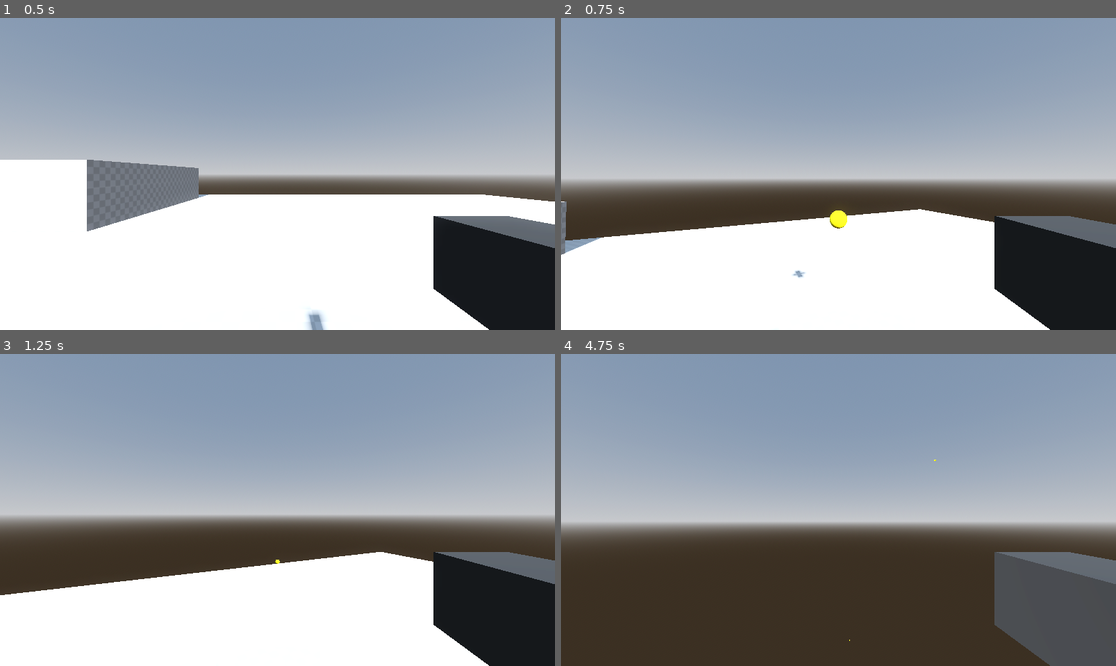
Above: before the commit, frames 1-4 (two rows, left to right).
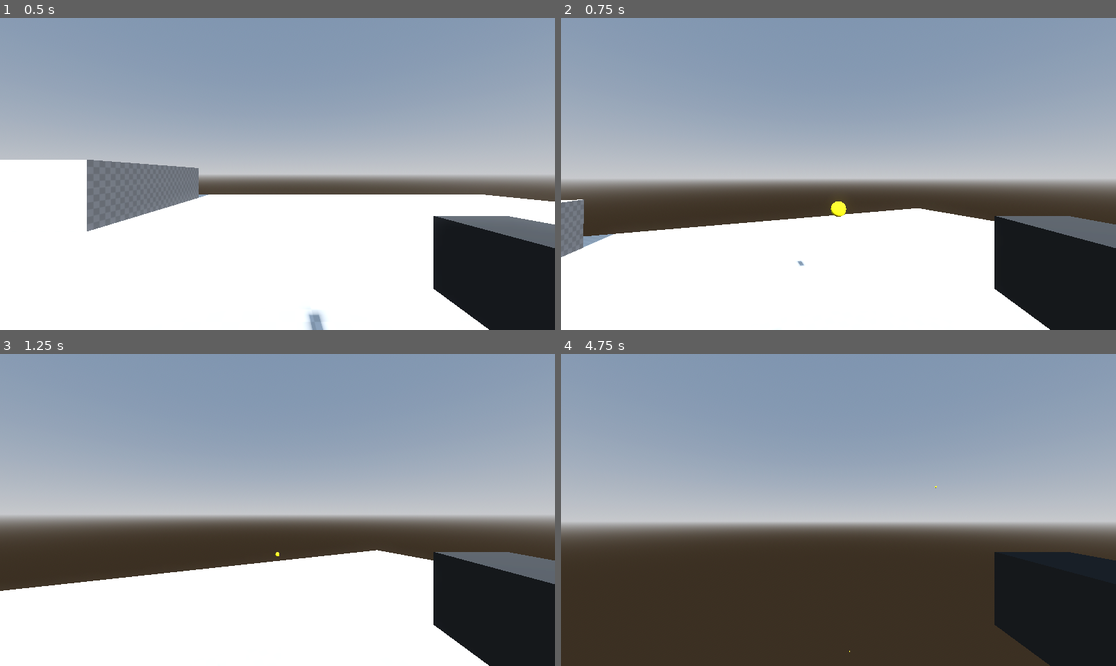
Above: after the commit, the same moments.

Repository: UselessFodder/Filthy_Neon_FPS_Project
Game: Godot game, scene res://world.tscn
The game is run twice, just before and just after one commit, with the same random seed, the same clock (stepped at 60 frames per second) and the same inputs.
Inputs (mouse positions are in pixels of both pictures, inside the frame that each line leads up to):
- Up to frame 1 (0.5 s): no input
- Up to frame 2 (0.75 s): tap Enter (ui_accept) at 0.5 s; move the mouse to (866, 174) at 0.52 s; hold Up (ui_up) from 0.53 s (still down); click (866, 174) at 0.6 s
- Up to frame 3 (1.25 s): keep holding Up (ui_up); tap Enter (ui_accept) at 0.77 s
- Up to frame 4 (4.75 s): keep holding Up (ui_up); move the mouse to (810, 510) at 1.27 s; tap Ctrl (crouch) at 1.35, 4.35 s; tap Enter (ui_accept) at 1.52, 2.75, 3.02, 3.5, 3.77, 4.52 s; click (810, 510) at 1.55 s; move the mouse to (849, 503) at 2.02 s; click (849, 503) at 2.1 s; move the mouse to (832, 516) at 2.77 s; tap Shift (sprint) at 2.85 s; click (832, 516) at 3.05 s; move the mouse to (877, 513) at 3.52 s; click (877, 513) at 3.6 s; move the mouse to (794, 506) at 4.27 s; click (794, 506) at 4.55 s

Frame 1 is identical in both runs. In frame 2, 1.2% of the frame differs, in the area x 0-79%, y 58-84%; in frame 3, 0.7%; in frame 4, 7.2%, in the area x 51-100%, y 33-100%.

Commit message:
Moved shoot() function from Player to Weapon objects
The weapon now correctly shoots the bullets and can fire in any direction.

Diff:
--- a/CharacterBody3D.gd
+++ b/CharacterBody3D.gd
@@ -64,7 +64,10 @@
 
 	# Check for shooting
 	if Input.is_action_just_pressed("primary fire"):
-		shoot()
+
+		var current_weapon = weapon_pos.get_child(0)
+		var origin = head.global_transform
+		current_weapon.shoot(origin)
 
 	# Get the input direction and handle the movement/deceleration.
 	# As good practice, you should replace UI actions with custom gameplay actions.
@@ -79,18 +82,18 @@
 
 	move_and_slide()
 
-func shoot():
-	var bullet = preload("res://bullet.tscn")
-	var new_bullet = bullet.instantiate()
-	get_parent().add_child(new_bullet)
-	print("Bullet added successfully")
-
-
-	# Set the bullet's position
-	new_bullet.global_transform.origin = head.global_transform.origin + head.global_transform.basis.z.normalized() * -1
-
-	# Set bullet's rotation to match the head's
-
-	#new_bullet.get_child(0).apply_impulse(transform.basis.z * -SPEED)
-	new_bullet.get_child(0).push_bullet(transform.basis.z)
-	new_bullet.global_transform.basis.z = head.global_transform.basis.z
+#func shoot():
+#	var bullet = preload("res://bullet.tscn")
+#	var new_bullet = bullet.instantiate()
+#	get_parent().add_child(new_bullet)
+#	print("Bullet added successfully")
+#
+#
+#	# Set the bullet's position
+#	new_bullet.global_transform.origin = head.global_transform.origin + head.global_transform.basis.z.normalized() * -1
+#
+#	# Set bullet's rotation to match the head's
+#
+#	#new_bullet.get_child(0).apply_impulse(transform.basis.z * -SPEED)
+#	new_bullet.get_child(0).push_bullet(transform.basis.z)
+#	new_bullet.global_transform.basis.z = head.global_transform.basis.z
--- a/weapon.gd
+++ b/weapon.gd
@@ -1,6 +1,7 @@
-extends Node3D
+class_name Weapon extends Node3D
 
 @export var is_automatic = false
+const SPEED = 20
 
 # Called when the node enters the scene tree for the first time.
 func _ready():
@@ -10,3 +11,23 @@
 # Called every frame. 'delta' is the elapsed time since the previous frame.
 func _process(delta):
 	pass
+
+func shoot(transform):
+	var bullet = preload("res://bullet.tscn")
+	var new_bullet = bullet.instantiate()
+	#get_parent().add_child(new_bullet)
+	get_tree().root.add_child(new_bullet)
+	print("Bullet added successfully")
+
+
+	# Set the bullet's position
+	new_bullet.global_transform.origin = transform.origin + transform.basis.z.normalized() * -1
+
+	# Set bullet's rotation to match the head's
+
+	#new_bullet.get_child(0).apply_impulse(transform.basis.z * -SPEED)
+	new_bullet.get_child(0).apply_impulse(transform.basis.z * -SPEED)
+	print("Bullet direction: %s" % (transform.basis.z.normalized() * -SPEED))
+
+	#new_bullet.get_child(0).push_bullet(transform.basis.z)
+	new_bullet.global_transform.basis.z = transform.basis.z
Not shown, added: wea207.tmp
Not shown, added: weaF20A.tmp
